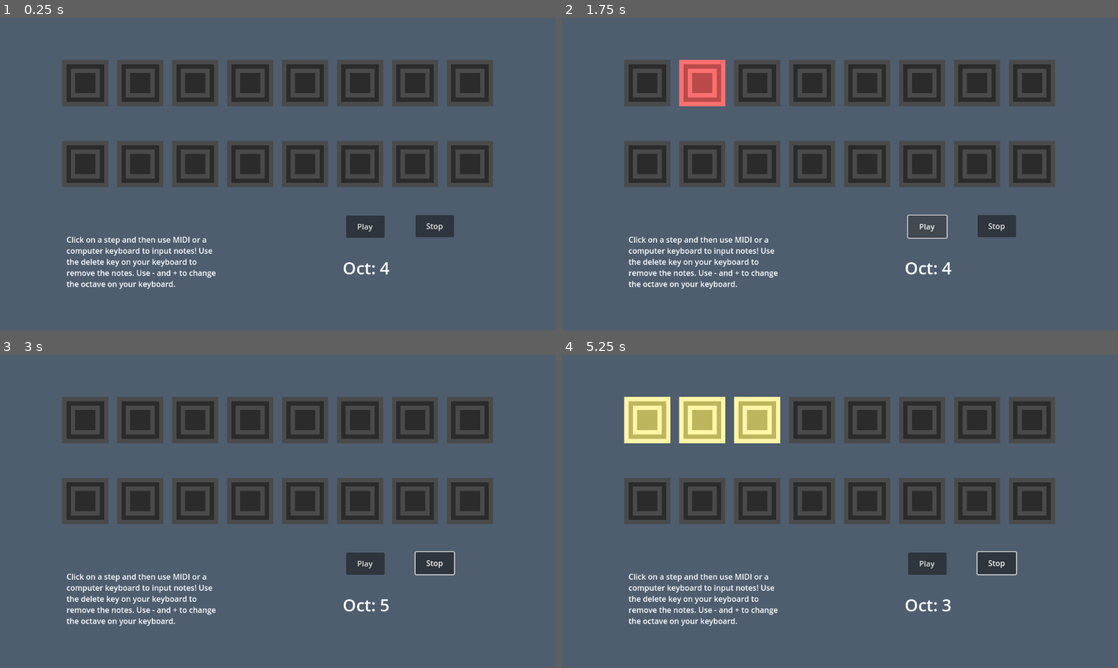
Above: before the commit, frames 1-4 (two rows, left to right).
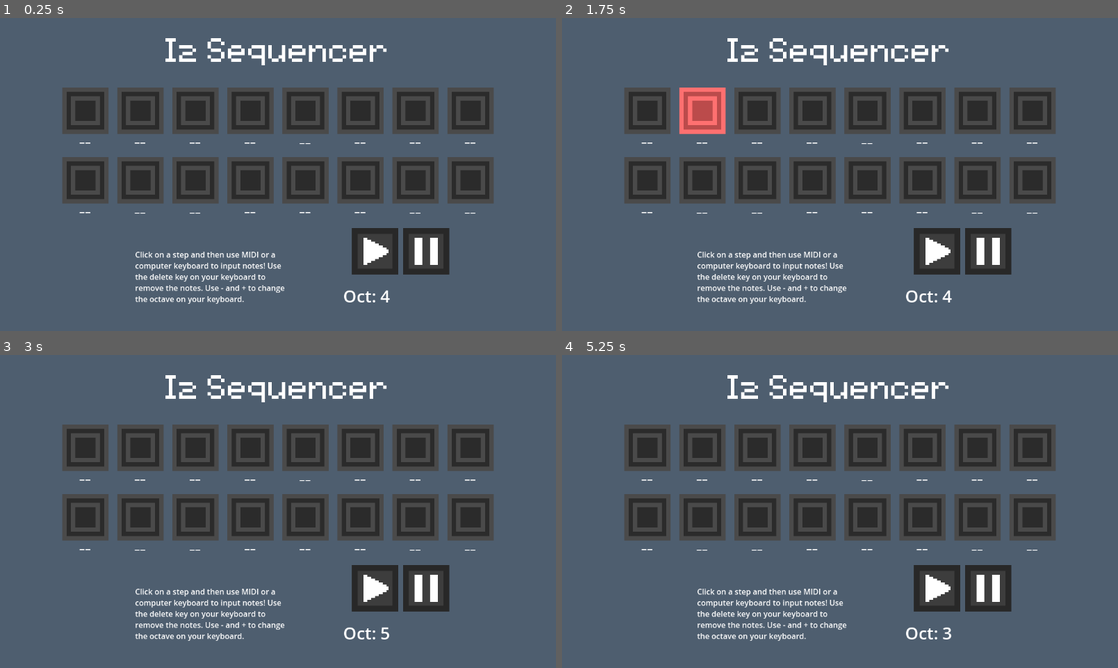
Above: after the commit, the same moments.

Repository: kibbthefox/I2-Sequencer
Game: Godot game, scene res://node_2d.tscn
Two runs of this game, one before a commit and one after it. Both use one fixed random seed, a clock stepped at 60 frames per second and the inputs below.
Inputs (mouse positions are in pixels of both pictures, inside the frame that each line leads up to; where the layout moved, square brackets give the same spot in the first picture):
- Up to frame 1 (0.25 s): no input
- Up to frame 2 (1.75 s): click (934, 249) [928, 227] at 0.5 s; click (934, 249) [928, 227] at 1.25 s
- Up to frame 3 (3 s): click (428, 586) [433, 564] at 2 s; tap A at 2.75 s; move the mouse to (422, 611) at 2.77 s; hold Right from 2.78 s (still down); tap = (+) at 2.85 s; click (422, 611) at 2.92 s
- Up to frame 4 (5.25 s): tap - (-) at 3.05, 3.6 s; tap A at 3.5, 4.25, 5 s; move the mouse to (645, 420) at 3.52 s; release Right at 3.53 s; hold Down 3.53-4.28 s; click (645, 420) at 3.67 s; tap . (.) at 3.8, 4.35 s; move the mouse to (701, 420) at 4.27 s; hold Right 4.28-5.03 s; click (701, 420) at 4.42 s; tap 0 (0) at 4.55, 5.1 s; move the mouse to (756, 420) at 5.02 s; hold Up from 5.03 s (still down); click (756, 420) at 5.17 s
In our replay, the window is 799x449 before the commit and 800x450 after it. These sizes can differ from the game's own. Grey fills any space a smaller window leaves; there, only what the larger window draws over its background counts as a difference.

The runs differ from the first frame. In frame 1, 29% of the frame differs, in the area x 11-89%, y 6-92%; in frame 2, 29%; in frame 3, 29%; in frame 4, 30%.

Commit message:
UI work
Added title, note displays, and remade play/stop buttons.
Updated README with a little bit more general information and opening instructions.

Diff:
--- a/Project/Interface.gd
+++ b/Project/Interface.gd
@@ -45,9 +45,9 @@
 		GlobalVariable.notepressed = true
 	else:
 		GlobalVariable.notepressed = false
-	if Input.is_action_just_pressed("-") and GlobalVariable.keyboardoctave > 1:
+	if Input.is_action_just_pressed("-") and GlobalVariable.keyboardoctave > 2:
 		GlobalVariable.keyboardoctave -= 1
-	if Input.is_action_just_pressed("+") and GlobalVariable.keyboardoctave < 8:
+	if Input.is_action_just_pressed("+") and GlobalVariable.keyboardoctave < 7:
 		GlobalVariable.keyboardoctave += 1
 	for i in range(keyboardarr.size()):
 		if Input.is_action_just_pressed(keyboardarr[i]):
--- a/Project/node_2d.tscn
+++ b/Project/node_2d.tscn
@@ -1,14 +1,22 @@
-[gd_scene load_steps=27 format=3 uid="uid://dcwopsgo0bylm"]
+[gd_scene load_steps=33 format=3 uid="uid://dcwopsgo0bylm"]
 
 [ext_resource type="Texture2D" uid="uid://8n3w8wobra60" path="res://New Piskel-1.png.png" id="1_4d7sh"]
 [ext_resource type="Script" uid="uid://cj4nuq3kiir86" path="res://Interface.gd" id="1_hqns4"]
+[ext_resource type="FontFile" uid="uid://yopnx4emx1ke" path="res://Assets/Font/fs-pixel-sans-unicode-regular.ttf" id="3_ir8iy"]
 [ext_resource type="AudioStream" uid="uid://cqbs1vucod0io" path="res://C5.wav" id="3_x0ka3"]
 [ext_resource type="Script" uid="uid://dreco3m5753s3" path="res://oct_display.gd" id="4_4d7sh"]
+[ext_resource type="Texture2D" uid="uid://cfvxh4emh1nk0" path="res://Assets/playpause/playing.png" id="6_0h7mo"]
 [ext_resource type="Texture2D" uid="uid://c2sledpqh0e7h" path="res://Buttons/button_0.png" id="6_ir8iy"]
 [ext_resource type="Texture2D" uid="uid://sy3dnvvybtlm" path="res://Buttons/button_1.png" id="7_hqns4"]
+[ext_resource type="Texture2D" uid="uid://c1fgkd3oo7awt" path="res://Assets/playpause/paused.png" id="7_nr8wp"]
 [ext_resource type="Texture2D" uid="uid://b3qwwgx6xl34b" path="res://Buttons/button_2.png" id="8_x0ka3"]
 [ext_resource type="Texture2D" uid="uid://b7igagf73l6xs" path="res://Buttons/button_3.png" id="9_0h7mo"]
+[ext_resource type="Script" uid="uid://j31qtwiuce5d" path="res://notedisplays.gd" id="11_hqns4"]
 [ext_resource type="Script" uid="uid://dbl4t8cjpso0d" path="res://1.gd" id="12_x0ka3"]
+
+[sub_resource type="StyleBoxFlat" id="StyleBoxFlat_0h7mo"]
+
+[sub_resource type="StyleBoxFlat" id="StyleBoxFlat_nr8wp"]
 
 [sub_resource type="SpriteFrames" id="SpriteFrames_nr8wp"]
 animations = [{
@@ -82,9 +90,18 @@
 script = ExtResource("1_hqns4")
 
 [node name="BG Blue" type="Sprite2D" parent="."]
-position = Vector2(569, 322)
-scale = Vector2(1.46377, 1.60185)
+position = Vector2(576, 261)
+scale = Vector2(1.78623, 2.11343)
 texture = ExtResource("1_4d7sh")
+
+[node name="Title" type="RichTextLabel" parent="."]
+offset_right = 1152.0
+offset_bottom = 113.0
+theme_override_fonts/normal_font = ExtResource("3_ir8iy")
+theme_override_font_sizes/normal_font_size = 112
+bbcode_enabled = true
+text = "I2 Sequencer"
+horizontal_alignment = 1
 
 [node name="NormalAudio" type="AudioStreamPlayer" parent="."]
 stream = ExtResource("3_x0ka3")
@@ -92,39 +109,47 @@
 [node name="DualAudio" type="AudioStreamPlayer" parent="."]
 
 [node name="Play" type="Button" parent="."]
-offset_left = 718.0
-offset_top = 410.0
-offset_right = 798.0
-offset_bottom = 456.0
-text = "Play
-"
+offset_left = 729.0
+offset_top = 435.0
+offset_right = 825.0
+offset_bottom = 531.0
+focus_mode = 0
+theme_override_styles/normal = SubResource("StyleBoxFlat_0h7mo")
+icon = ExtResource("6_0h7mo")
+flat = true
+clip_text = true
+icon_alignment = 1
 
 [node name="Stop" type="Button" parent="."]
-offset_left = 862.0
-offset_top = 409.0
-offset_right = 942.0
-offset_bottom = 455.0
-text = "Stop
-"
+offset_left = 835.0
+offset_top = 435.0
+offset_right = 931.0
+offset_bottom = 531.0
+focus_mode = 0
+theme_override_styles/normal = SubResource("StyleBoxFlat_nr8wp")
+icon = ExtResource("7_nr8wp")
+flat = true
+clip_text = true
+icon_alignment = 1
 
 [node name="desc" type="RichTextLabel" parent="."]
-offset_left = 138.0
-offset_top = 448.0
-offset_right = 466.0
-offset_bottom = 582.0
+offset_left = 280.0
+offset_top = 478.0
+offset_right = 608.0
+offset_bottom = 612.0
 text = "Click on a step and then use MIDI or a computer keyboard to input notes! Use the delete key on your keyboard to remove the notes. Use - and + to change the octave on your keyboard."
 
 [node name="OctDisplay" type="RichTextLabel" parent="."]
 offset_left = 711.0
-offset_top = 494.0
+offset_top = 551.0
 offset_right = 1050.0
-offset_bottom = 569.0
+offset_bottom = 626.0
 theme_override_font_sizes/normal_font_size = 35
 text = "Keyboard Oct: #"
 script = ExtResource("4_4d7sh")
 
 [node name="Sequence Buttons" type="Node2D" parent="."]
-position = Vector2(576, 200)
+position = Vector2(576, 257)
 
 [node name="1" type="AnimatedSprite2D" parent="Sequence Buttons"]
 position = Vector2(-399, -65)
@@ -136,6 +161,17 @@
 [node name="1" type="CollisionShape2D" parent="Sequence Buttons/1/1"]
 shape = SubResource("RectangleShape2D_d2bti")
 
+[node name="1t" type="RichTextLabel" parent="Sequence Buttons/1"]
+offset_left = -48.0
+offset_top = 48.0
+offset_right = 48.0
+offset_bottom = 90.0
+theme_override_fonts/normal_font = ExtResource("3_ir8iy")
+theme_override_font_sizes/normal_font_size = 32
+text = "--"
+horizontal_alignment = 1
+script = ExtResource("11_hqns4")
+
 [node name="2" type="AnimatedSprite2D" parent="Sequence Buttons"]
 position = Vector2(-285, -65)
 sprite_frames = SubResource("SpriteFrames_nr8wp")
@@ -146,15 +182,39 @@
 [node name="2" type="CollisionShape2D" parent="Sequence Buttons/2/2"]
 shape = SubResource("RectangleShape2D_4d7sh")
 
+[node name="2t" type="RichTextLabel" parent="Sequence Buttons/2"]
+offset_left = -48.0
+offset_top = 48.0
+offset_right = 48.0
+offset_bottom = 90.0
+theme_override_fonts/normal_font = ExtResource("3_ir8iy")
+theme_override_font_sizes/normal_font_size = 32
+text = "--"
+horizontal_alignment = 1
+script = ExtResource("11_hqns4")
+
 [node name="3" type="AnimatedSprite2D" parent="Sequence Buttons"]
 position = Vector2(-171, -65)
 sprite_frames = SubResource("SpriteFrames_nr8wp")
 
 [node name="3" type="Area2D" parent="Sequence Buttons/3"]
+position = Vector2(-1, 0)
 script = ExtResource("12_x0ka3")
 
 [node name="3" type="CollisionShape2D" parent="Sequence Buttons/3/3"]
+position = Vector2(1, 0)
 shape = SubResource("RectangleShape2D_ir8iy")
+
+[node name="3t" type="RichTextLabel" parent="Sequence Buttons/3"]
+offset_left = -48.0
+offset_top = 48.0
+offset_right = 48.0
+offset_bottom = 90.0
+theme_override_fonts/normal_font = ExtResource("3_ir8iy")
+theme_override_font_sizes/normal_font_size = 32
+text = "--"
+horizontal_alignment = 1
+script = ExtResource("11_hqns4")
 
 [node name="4" type="AnimatedSprite2D" parent="Sequence Buttons"]
 position = Vector2(-57, -65)
@@ -166,6 +226,17 @@
 [node name="4" type="CollisionShape2D" parent="Sequence Buttons/4/4"]
 shape = SubResource("RectangleShape2D_hqns4")
 
+[node name="4t" type="RichTextLabel" parent="Sequence Buttons/4"]
+offset_left = -48.0
+offset_top = 48.0
+offset_right = 48.0
+offset_bottom = 90.0
+theme_override_fonts/normal_font = ExtResource("3_ir8iy")
+theme_override_font_sizes/normal_font_size = 32
+text = "--"
+horizontal_alignment = 1
+script = ExtResource("11_hqns4")
+
 [node name="5" type="AnimatedSprite2D" parent="Sequence Buttons"]
 position = Vector2(57, -65)
 sprite_frames = SubResource("SpriteFrames_nr8wp")
@@ -176,6 +247,17 @@
 [node name="5" type="CollisionShape2D" parent="Sequence Buttons/5/5"]
 shape = SubResource("RectangleShape2D_x0ka3")
 
+[node name="5t" type="RichTextLabel" parent="Sequence Buttons/5"]
+offset_left = -48.0
+offset_top = 49.0
+offset_right = 48.0
+offset_bottom = 91.0
+theme_override_fonts/normal_font = ExtResource("3_ir8iy")
+theme_override_font_sizes/normal_font_size = 32
+text = "--"
+horizontal_alignment = 1
+script = ExtResource("11_hqns4")
+
 [node name="6" type="AnimatedSprite2D" parent="Sequence Buttons"]
 position = Vector2(171, -65)
 sprite_frames = SubResource("SpriteFrames_nr8wp")
@@ -186,6 +268,17 @@
 [node name="6" type="CollisionShape2D" parent="Sequence Buttons/6/6"]
 shape = SubResource("RectangleShape2D_0h7mo")
 
+[node name="6t" type="RichTextLabel" parent="Sequence Buttons/6"]
+offset_left = -48.0
+offset_top = 48.0
+offset_right = 48.0
+offset_bottom = 90.0
+theme_override_fonts/normal_font = ExtResource("3_ir8iy")
+theme_override_font_sizes/normal_font_size = 32
+text = "--"
+horizontal_alignment = 1
+script = ExtResource("11_hqns4")
+
 [node name="7" type="AnimatedSprite2D" parent="Sequence Buttons"]
 position = Vector2(285, -65)
 sprite_frames = SubResource("SpriteFrames_nr8wp")
@@ -196,6 +289,17 @@
 [node name="7" type="CollisionShape2D" parent="Sequence Buttons/7/7"]
 shape = SubResource("RectangleShape2D_nr8wp")
 
+[node name="7t" type="RichTextLabel" parent="Sequence Buttons/7"]
+offset_left = -48.0
+offset_top = 48.0
+offset_right = 48.0
+offset_bottom = 90.0
+theme_override_fonts/normal_font = ExtResource("3_ir8iy")
+theme_override_font_sizes/normal_font_size = 32
+text = "--"
+horizontal_alignment = 1
+script = ExtResource("11_hqns4")
+
 [node name="8" type="AnimatedSprite2D" parent="Sequence Buttons"]
 position = Vector2(399, -65)
 sprite_frames = SubResource("SpriteFrames_nr8wp")
@@ -206,8 +310,19 @@
 [node name="8" type="CollisionShape2D" parent="Sequence Buttons/8/8"]
 shape = SubResource("RectangleShape2D_ta5nu")
 
+[node name="8t" type="RichTextLabel" parent="Sequence Buttons/8"]
+offset_left = -48.0
+offset_top = 48.0
+offset_right = 48.0
+offset_bottom = 90.0
+theme_override_fonts/normal_font = ExtResource("3_ir8iy")
+theme_override_font_sizes/normal_font_size = 32
+text = "--"
+horizontal_alignment = 1
+script = ExtResource("11_hqns4")
+
 [node name="9" type="AnimatedSprite2D" parent="Sequence Buttons"]
-position = Vector2(-399, 103)
+position = Vector2(-399, 79)
 sprite_frames = SubResource("SpriteFrames_nr8wp")
 
 [node name="9" type="Area2D" parent="Sequence Buttons/9"]
@@ -216,8 +331,20 @@
 [node name="9" type="CollisionShape2D" parent="Sequence Buttons/9/9"]
 shape = SubResource("RectangleShape2D_flf07")
 
+[node name="9t" type="RichTextLabel" parent="Sequence Buttons/9"]
+offset_left = -48.0
+offset_top = 48.0
+offset_right = 48.0
+offset_bottom = 90.0
+theme_override_fonts/normal_font = ExtResource("3_ir8iy")
+theme_override_font_sizes/normal_font_size = 32
+text = "--"
+horizontal_alignment = 1
+script = ExtResource("11_hqns4")
+metadata/_edit_use_anchors_ = true
+
 [node name="10" type="AnimatedSprite2D" parent="Sequence Buttons"]
-position = Vector2(-285, 103)
+position = Vector2(-285, 79)
 sprite_frames = SubResource("SpriteFrames_nr8wp")
 
 [node name="10" type="Area2D" parent="Sequence Buttons/10"]
@@ -226,8 +353,20 @@
 [node name="10" type="CollisionShape2D" parent="Sequence Buttons/10/10"]
 shape = SubResource("RectangleShape2D_k73cj")
 
+[node name="10t" type="RichTextLabel" parent="Sequence Buttons/10"]
+offset_left = -48.0
+offset_top = 49.0
+offset_right = 48.0
+offset_bottom = 91.0
+theme_override_fonts/normal_font = ExtResource("3_ir8iy")
+theme_override_font_sizes/normal_font_size = 32
+text = "--"
+horizontal_alignment = 1
+script = ExtResource("11_hqns4")
+metadata/_edit_use_anchors_ = true
+
 [node name="11" type="AnimatedSprite2D" parent="Sequence Buttons"]
-position = Vector2(-171, 103)
+position = Vector2(-171, 79)
 sprite_frames = SubResource("SpriteFrames_nr8wp")
 
 [node name="11" type="Area2D" parent="Sequence Buttons/11"]
@@ -236,8 +375,20 @@
 [node name="11" type="CollisionShape2D" parent="Sequence Buttons/11/11"]
 shape = SubResource("RectangleShape2D_rjqkl")
 
+[node name="11t" type="RichTextLabel" parent="Sequence Buttons/11"]
+offset_left = -48.0
+offset_top = 49.0
+offset_right = 48.0
+offset_bottom = 91.0
+theme_override_fonts/normal_font = ExtResource("3_ir8iy")
+theme_override_font_sizes/normal_font_size = 32
+text = "--"
+horizontal_alignment = 1
+script = ExtResource("11_hqns4")
+metadata/_edit_use_anchors_ = true
+
 [node name="12" type="AnimatedSprite2D" parent="Sequence Buttons"]
-position = Vector2(-57, 103)
+position = Vector2(-57, 79)
 sprite_frames = SubResource("SpriteFrames_nr8wp")
 
 [node name="12" type="Area2D" parent="Sequence Buttons/12"]
@@ -246,8 +397,20 @@
 [node name="12" type="CollisionShape2D" parent="Sequence Buttons/12/12"]
 shape = SubResource("RectangleShape2D_fs4d3")
 
+[node name="12t" type="RichTextLabel" parent="Sequence Buttons/12"]
+offset_left = -48.0
+offset_top = 48.0
+offset_right = 48.0
+offset_bottom = 90.0
+theme_override_fonts/normal_font = ExtResource("3_ir8iy")
+theme_override_font_sizes/normal_font_size = 32
+text = "--"
+horizontal_alignment = 1
+script = ExtResource("11_hqns4")
+metadata/_edit_use_anchors_ = true
+
 [node name="13" type="AnimatedSprite2D" parent="Sequence Buttons"]
-position = Vector2(57, 103)
+position = Vector2(57, 79)
 sprite_frames = SubResource("SpriteFrames_nr8wp")
 
 [node name="13" type="Area2D" parent="Sequence Buttons/13"]
@@ -256,8 +419,20 @@
 [node name="13" type="CollisionShape2D" parent="Sequence Buttons/13/13"]
 shape = SubResource("RectangleShape2D_7vxoj")
 
+[node name="13t" type="RichTextLabel" parent="Sequence Buttons/13"]
+offset_left = -48.0
+offset_top = 48.0
+offset_right = 48.0
+offset_bottom = 90.0
+theme_override_fonts/normal_font = ExtResource("3_ir8iy")
+theme_override_font_sizes/normal_font_size = 32
+text = "--"
+horizontal_alignment = 1
+script = ExtResource("11_hqns4")
+metadata/_edit_use_anchors_ = true
+
 [node name="14" type="AnimatedSprite2D" parent="Sequence Buttons"]
-position = Vector2(171, 103)
+position = Vector2(171, 79)
 sprite_frames = SubResource("SpriteFrames_nr8wp")
 
 [node name="14" type="Area2D" parent="Sequence Buttons/14"]
@@ -266,8 +441,20 @@
 [node name="14" type="CollisionShape2D" parent="Sequence Buttons/14/14"]
 shape = SubResource("RectangleShape2D_ei405")
 
+[node name="14t" type="RichTextLabel" parent="Sequence Buttons/14"]
+offset_left = -48.0
+offset_top = 48.0
+offset_right = 48.0
+offset_bottom = 90.0
+theme_override_fonts/normal_font = ExtResource("3_ir8iy")
+theme_override_font_sizes/normal_font_size = 32
+text = "--"
+horizontal_alignment = 1
+script = ExtResource("11_hqns4")
+metadata/_edit_use_anchors_ = true
+
 [node name="15" type="AnimatedSprite2D" parent="Sequence Buttons"]
-position = Vector2(285, 103)
+position = Vector2(285, 79)
 sprite_frames = SubResource("SpriteFrames_nr8wp")
 
 [node name="15" type="Area2D" parent="Sequence Buttons/15"]
@@ -276,8 +463,20 @@
 [node name="15" type="CollisionShape2D" parent="Sequence Buttons/15/15"]
 shape = SubResource("RectangleShape2D_e8dv2")
 
+[node name="15t" type="RichTextLabel" parent="Sequence Buttons/15"]
+offset_left = -48.0
+offset_top = 49.0
+offset_right = 48.0
+offset_bottom = 91.0
+theme_override_fonts/normal_font = ExtResource("3_ir8iy")
+theme_override_font_sizes/normal_font_size = 32
+text = "--"
+horizontal_alignment = 1
+script = ExtResource("11_hqns4")
+metadata/_edit_use_anchors_ = true
+
 [node name="16" type="AnimatedSprite2D" parent="Sequence Buttons"]
-position = Vector2(399, 103)
+position = Vector2(399, 79)
 sprite_frames = SubResource("SpriteFrames_nr8wp")
 
 [node name="16" type="Area2D" parent="Sequence Buttons/16"]
@@ -285,6 +484,18 @@
 
 [node name="16" type="CollisionShape2D" parent="Sequence Buttons/16/16"]
 shape = SubResource("RectangleShape2D_2nhjh")
+
+[node name="16t" type="RichTextLabel" parent="Sequence Buttons/16"]
+offset_left = -48.0
+offset_top = 49.0
+offset_right = 48.0
+offset_bottom = 91.0
+theme_override_fonts/normal_font = ExtResource("3_ir8iy")
+theme_override_font_sizes/normal_font_size = 32
+text = "--"
+horizontal_alignment = 1
+script = ExtResource("11_hqns4")
+metadata/_edit_use_anchors_ = true
 
 [connection signal="pressed" from="Play" to="." method="_on_play_pressed"]
 [connection signal="pressed" from="Stop" to="." method="_on_stop_pressed"]
--- /dev/null
+++ b/Project/notedisplays.gd
@@ -0,0 +1,12 @@
+extends RichTextLabel
+
+var Notes:Array = ["C","C#","D","D#","E","F","F#","G","G#","A","A#","B",]
+
+func _process(_delta: float) -> void:
+	if GlobalVariable.sequence[int(get_parent().name) - 1] <= 0:
+		$".".text = "--"
+	else:
+		$".".text = (Notes[GlobalVariable.sequence[int(get_parent().name) - 1] - floor(GlobalVariable.sequence[int(get_parent().name) - 1]/12.0) * 12] + str(int(floor(GlobalVariable.sequence[int(get_parent().name) - 1]/12.0))))
+
+func _ready() -> void:
+	print(Notes[GlobalVariable.sequence[int(get_parent().name) - 1] - floor(GlobalVariable.sequence[int(get_parent().name) - 1]/12.0) * 12] + str(int(floor(GlobalVariable.sequence[int(get_parent().name) - 1]/12.0))))
--- a/Project/project.godot
+++ b/Project/project.godot
@@ -19,6 +19,13 @@
 
 GlobalVariable="*res://global_variable.gd"
 
+[display]
+
+window/size/viewport_width=2304
+window/size/viewport_height=1296
+window/stretch/mode="viewport"
+window/stretch/scale=2.0
+
 [editor_plugins]
 
 enabled=PackedStringArray("res://addons/godot_super-wakatime/plugin.cfg")
Binary file added: Project/Assets/Down.png
Not shown, added: Project/Assets/Down.png.import
Binary file added: Project/Assets/Font/fs-pixel-sans-unicode-regular.ttf
Not shown, added: Project/Assets/Font/fs-pixel-sans-unicode-regular.ttf.import
Not shown, added: Project/Assets/Font/license.txt
Not shown, added: Project/Assets/Font/readme.txt
Binary file added: Project/Assets/Theme Buttons/PurpleButton.png
Not shown, added: Project/Assets/Theme Buttons/PurpleButton.png.import
Binary file added: Project/Assets/Theme Buttons/RainbowBG.png
Not shown, added: Project/Assets/Theme Buttons/RainbowBG.png.import
Binary file added: Project/Assets/Theme Buttons/RainbowButton.png
Not shown, added: Project/Assets/Theme Buttons/RainbowButton.png.import
(and 64 more such lines)
